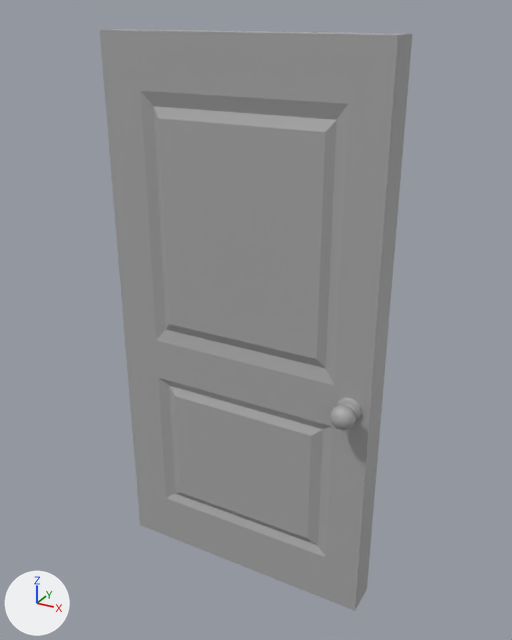
The FBX model Assets/Meshes/Architecture/P_Door.fbx, before and after one commit.
One viewpoint serves both versions: a camera (50 mm lens) standing at (1.64, -1.93, 2.06) and looking at (0.52, 0.1, 1.05). Every picture has the same lights, and +X, +Y and +Z are marked at lower left. Where no turn or scale is listed for an object, it has been applied to the vertices.

Script lines for the objects in view, before the commit:
```python
me_mesh = bpy.data.meshes.new('Mesh')
me_mesh.from_pydata(...)  # 94 vertices, 88 faces; spans x 0.0..1.0, y 0.0..0.13, z 0.0..2.0
me_mesh.materials.append(mat_standardsurface1)  # grey #aaaaaa
me_mesh_001 = bpy.data.meshes.new('Mesh.001')
me_mesh_001.from_pydata(...)  # 222 vertices, 220 faces; spans x -0.045..0.045, y -0.217..0.092, z -0.042..0.042
me_mesh_001.materials.append(mat_standardsurface1)  # grey #aaaaaa
ob_doorbody = bpy.data.objects.new('DoorBody', me_mesh)
ob_doorbody.location = (0.0, 0.0, 0.0)
ob_doorknobs = bpy.data.objects.new('DoorKnobs', me_mesh_001)
ob_doorknobs.location = (0.93, 0.125, 0.85)
```
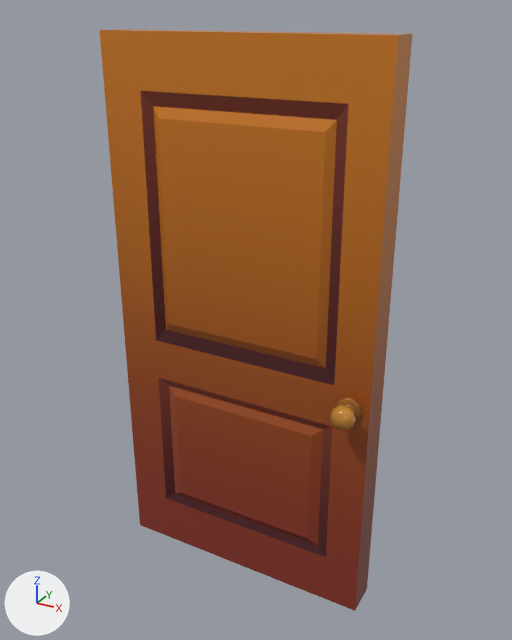
What differs and where, as boxes [x1, y1, x2, y2] in the pictures (512 x 640 px):
'DoorBody', recoloured, surface changed (grey to brown)
    both: [100, 29, 412, 611]
'DoorKnobs', recoloured (grey to brown)
    both: [330, 397, 362, 431]

Diff of the bpy script that builds the scene:
```diff
--- a/Assets/Meshes/Architecture/P_Door.fbx.py
+++ b/Assets/Meshes/Architecture/P_Door.fbx.py
@@ img_pastgradients_png @@
+img_pastgradients_png = load_image('PastGradients.png', '../../Textures/PastGradients.png', 256, 256, 'sRGB')
@@ mat_pastgradients @@
+mat_pastgradients = principled_material('PastGradients')
+mat_pastgradients.texture = img_pastgradients_png
+mat_pastgradients.roughness = 0.2
@@ me_mesh @@
 me_mesh.from_pydata(...)  # 94 vertices, 88 faces; spans x 0.0..1.0, y 0.0..0.13, z 0.0..2.0
 # used by ob_doorbody; location = (0.0, 0.0, 0.0)
-me_mesh.materials.append(mat_standardsurface1)  # grey #aaaaaa
+# me_mesh part 1: texture (UV) coordinates of 88 of 88 faces, centred in x 0.0..1.0, y 0.0..0.13, z 0.1..2.0, changed; they spanned u 0.25..0.75, v 0.0..0.38 and now span u 0.0..0.5, v 0.1..1.0
+me_mesh.materials.append(mat_pastgradients)  # picture img_pastgradients_png
@@ me_mesh_001 @@
 me_mesh_001.from_pydata(...)  # 222 vertices, 220 faces; spans x -0.045..0.045, y -0.217..0.092, z -0.042..0.042
-me_mesh_001.materials.append(mat_standardsurface1)  # grey #aaaaaa
+me_mesh_001.materials.append(mat_pastgradients)  # picture img_pastgradients_png
```
